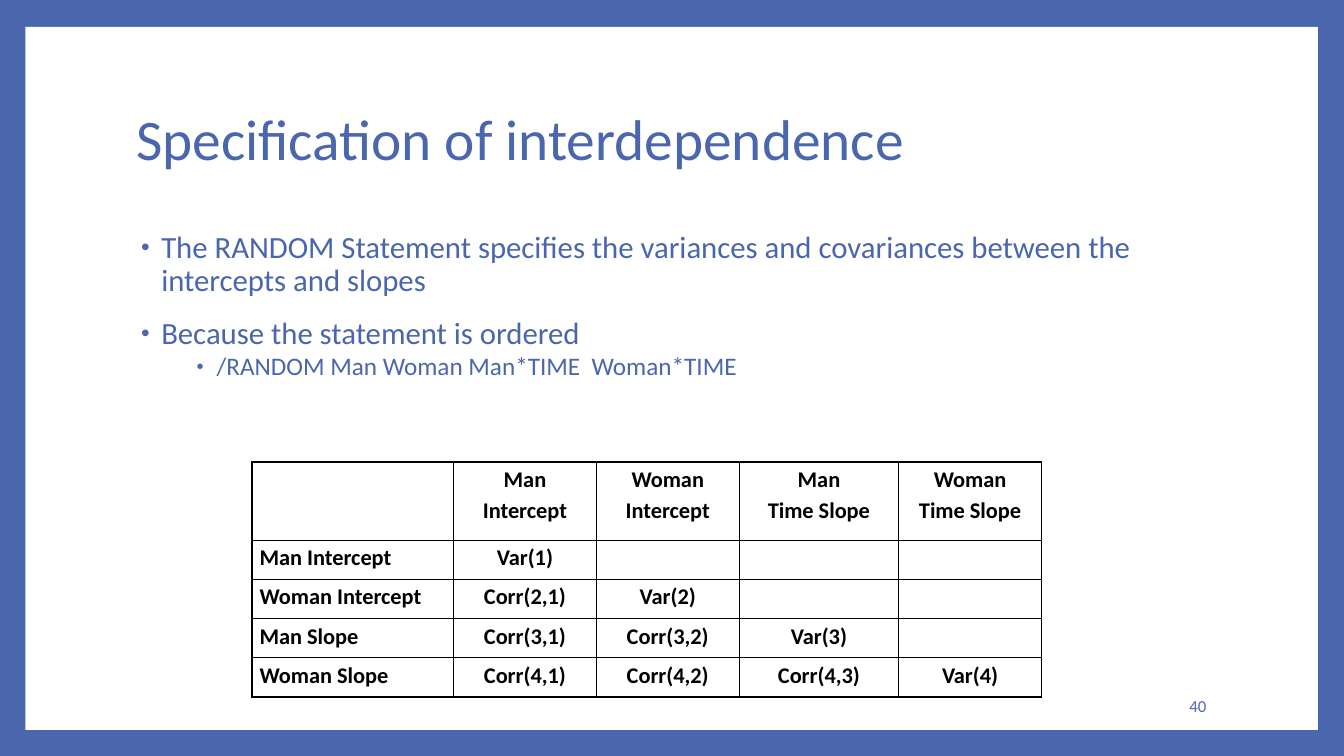
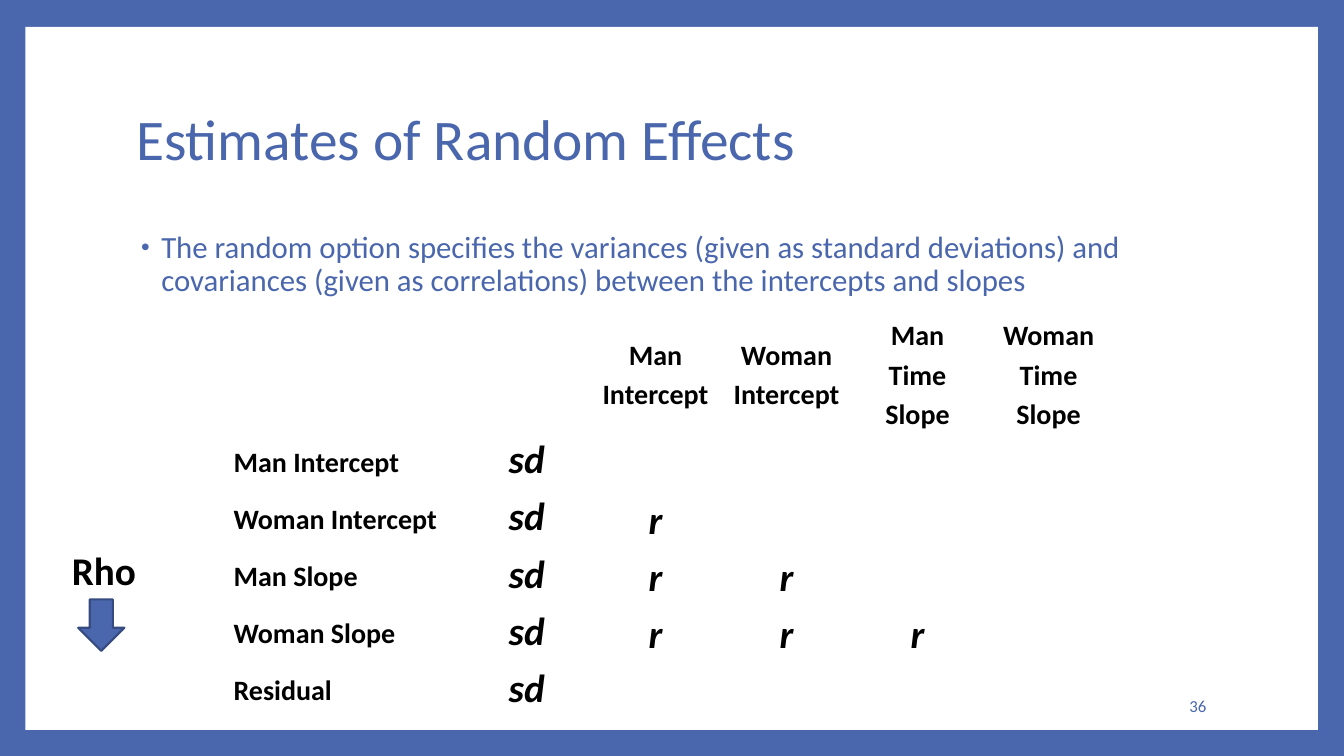
Before and after one commit to RandiLGarcia/2day-dyad-workshop, a slide deck: slide 36 of Day 2/Lecture Slides/Day 2 Slides.pptx (slide 40 before the commit). Drawn at 1344x756 pixels with LibreOffice and Linux fonts; fonts in the diff are those of the drawing. Boxes give left, top, right and bottom in pixels: in the first picture for what was removed or moved away, otherwise in the second. Text is boxed around its words. In the diff, an @@ line names an element or a change of style, - is before the commit and + after.

```diff
--- a/Day 2/Lecture Slides/Day 2 Slides.pptx
+++ b/Day 2/Lecture Slides/Day 2 Slides.pptx
@@ title at box(136, 120, 795, 161): text changed @@
-Specification of interdependence
+Estimates of Random Effects
@@ text at box(161, 236, 1119, 297): text changed @@
-• The RANDOM Statement specifies the variances and covariances between the intercepts and slopes
-• Because the statement is ordered
-    • /RANDOM Man Woman Man*TIME Woman*TIME
+• The random option specifies the variances (given as standard deviations) and covariances (given as correlations) between the intercepts and slopes
@@ table at box(226, 314, 1114, 715) @@
- | Man / Intercept | Woman / Intercept | Man / Time Slope | Woman / Time Slope
-Man Intercept | Var(1) |  |  | 
-Woman Intercept | Corr(2,1) | Var(2) |  | 
-Man Slope | Corr(3,1) | Corr(3,2) | Var(3) | 
-Woman Slope | Corr(4,1) | Corr(4,2) | Corr(4,3) | Var(4)
+ |  | Man / Intercept | Woman / Intercept | Man / Time Slope | Woman / Time Slope
+Man Intercept | sd |  |  |  | 
+Woman Intercept | sd | r |  |  | 
+Man Slope | sd | r | r |  | 
+Woman Slope | sd | r | r | r | 
+Residual | sd |  |  |  | 
@@ table: place and size @@
-table at box(252, 462, 1043, 697)
+table at box(226, 314, 1114, 715)
@@ text added at box(72, 557, 136, 586), 28 pt, text #000000, bold @@
+Rho
@@ down arrow added at box(79, 600, 125, 651), fill #4A66AC, outline #374B7F 1.5 pt @@
@@ page number at box(1189, 700, 1206, 712): text changed @@
-40
+36
```
Also in this commit, not shown: 17 other slides changed, 8 slides removed, 7 other files.
